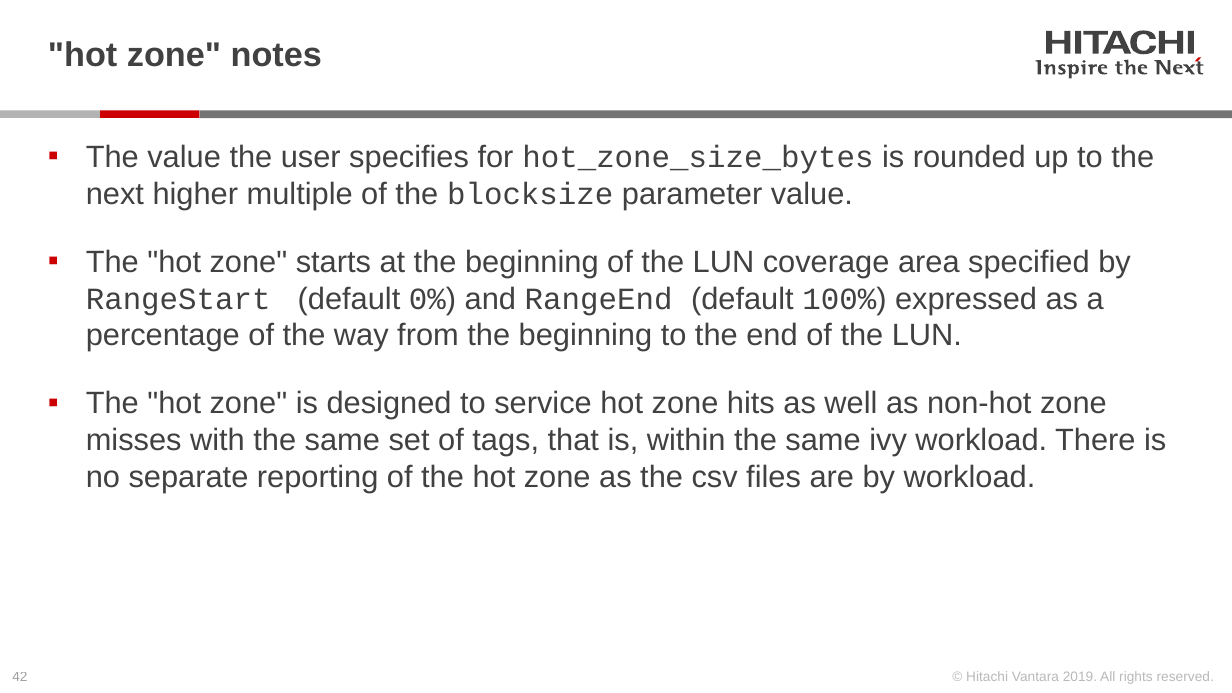
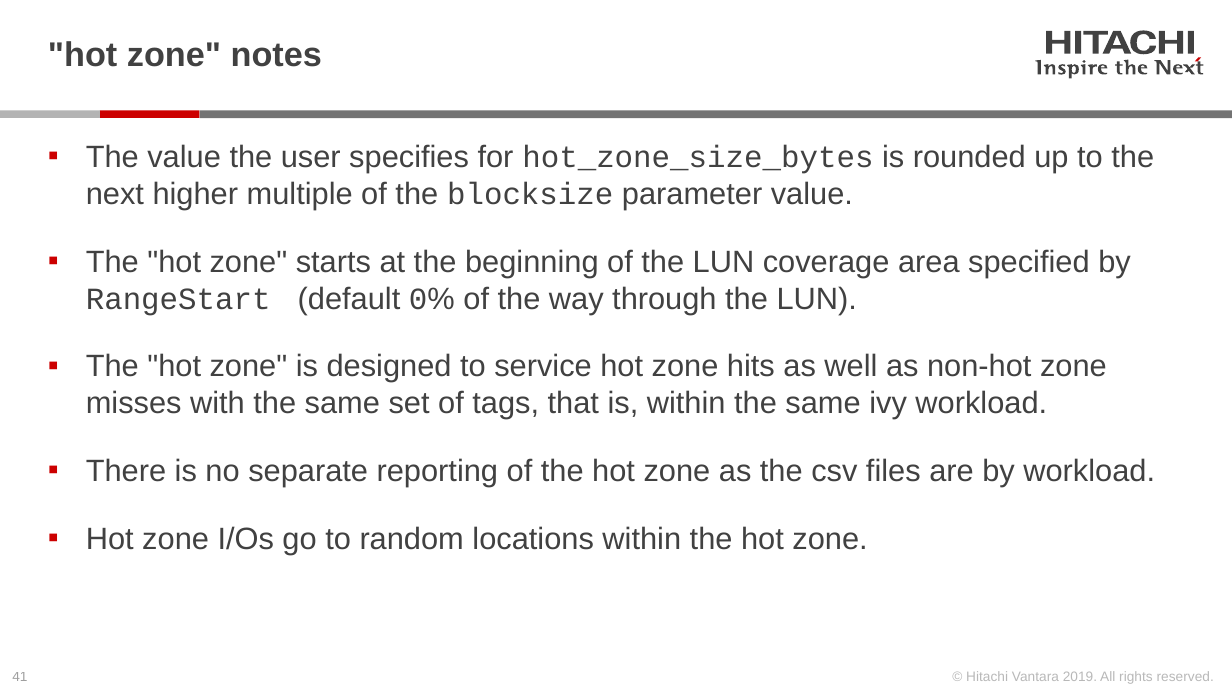
Before and after one commit to Hitachi-Data-Systems/ivy, a slide deck: slide 41 of doc/Programming the ivy engine.pptx (slide 42 before the commit). Drawn at 1232x693 pixels with LibreOffice and Linux fonts; fonts in the diff are those of the drawing. Boxes give left, top, right and bottom in pixels: in the first picture for what was removed or moved away, otherwise in the second. Text is boxed around its words. In the diff, an @@ line names an element or a change of style, - is before the commit and + after.

```diff
--- a/doc/Programming the ivy engine.pptx
+++ b/doc/Programming the ivy engine.pptx
@@ text at box(86, 249, 1155, 554): text changed @@
-▪ The "hot zone" starts at the beginning of the LUN coverage area specified by
-  RangeStart (default 0%) and RangeEnd (default 100%) expressed as a percentage of the way from the beginning to the end of the LUN.
-▪ The "hot zone" is designed to service hot zone hits as well as non-hot zone misses with the same set of tags, that is, within the same ivy workload. There is no separate reporting of the hot zone as the csv files are by workload.
+▪ The "hot zone" starts at the beginning of the LUN coverage area specified by
+  RangeStart (default 0% of the way through the LUN).
+▪ The "hot zone" is designed to service hot zone hits as well as non-hot zone misses with the same set of tags, that is, within the same ivy workload.
+▪ There is no separate reporting of the hot zone as the csv files are by workload.
+▪ Hot zone I/Os go to random locations within the hot zone.
@@ page number at box(12, 672, 27, 681): text changed @@
-42
+41
```
Also in this commit, not shown: 6 other slides changed, 5 slides added, 3 slides removed, 6 other files.
